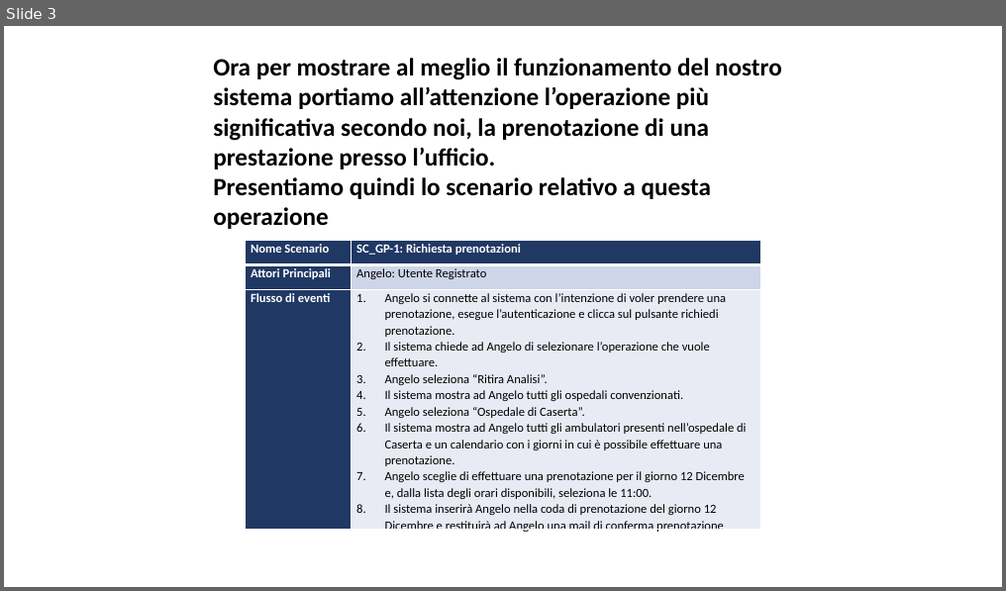
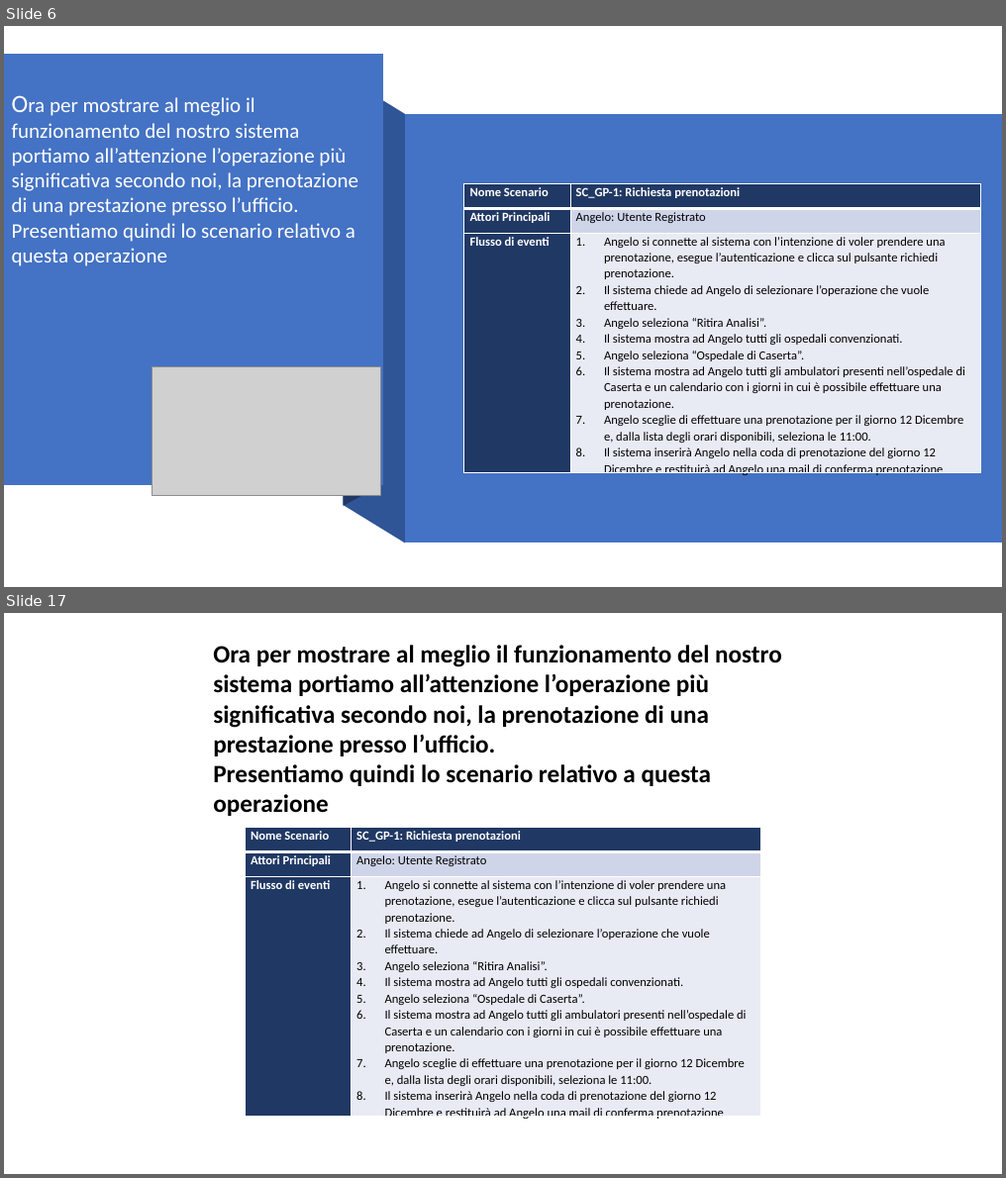
Before and after one commit to Givaa/MedQueue, a slide deck: This is my PP/Presentazione 06-12-2020.pptx. Shown one above the other, each under a label of ours: slide 3 before the commit, slides 6 and 17 after it; the slides between them are not shown. The pictures are 1006x591 and 1006x1178 pixels, drawn with LibreOffice and Linux fonts; fonts in the diff are those of the drawing; grey boxes stand for pictures; background and template pictures are left out. Boxes give left, top, right and bottom in pixels: in the first picture for what was removed or moved away, otherwise in the second. Text is boxed around its words. In the diff, an @@ line names an element or a change of style, - is before the commit and + after.

```diff
--- a/This is my PP/Presentazione 06-12-2020.pptx
+++ b/This is my PP/Presentazione 06-12-2020.pptx
@@ slide 6 added at box(4, 26, 1002, 587), background #FFFFFF @@
@@ freeform shape added at box(4, 54, 383, 485), fill #4472C4 @@
@@ freeform shape added at box(344, 55, 383, 506), fill #203864 @@
@@ freeform shape added at box(344, 76, 405, 544), fill #2F5597 @@
@@ text added at box(12, 97, 358, 267), 20 pt, text #FFFFFF @@
+Ora per mostrare al meglio il funzionamento del nostro sistema portiamo all’attenzione l’operazione più significativa secondo noi, la prenotazione di una prestazione presso l’ufficio.
+Presentiamo quindi lo scenario relativo a questa operazione
@@ freeform shape added at box(405, 113, 1002, 543), fill #4472C4 @@
@@ table added at box(464, 184, 981, 480), 3 rows, 2 columns @@
+Nome Scenario | SC_GP-1: Richiesta prenotazioni
+Attori Principali | Angelo: Utente Registrato
+Flusso di eventi | Angelo si connette al sistema con l’intenzione di voler prendere una prenotazione, esegue l’autenticazione e clicca sul pulsante richiedi prenotazione. / Il sistema chiede ad Angelo di selezionare l’operazione che vuole effettuare. / Angelo seleziona “Ritira Analisi”. / Il sistema mostra ad Angelo tutti gli ospedali convenzionati. / Angelo seleziona “Ospedale di Caserta”. / Il sistema mostra ad Angelo tutti gli ambulatori presenti nell’ospedale di Caserta e un calendario con i giorni in cui è possibile effettuare una prenotazione. / Angelo sceglie di effettuare una prenotazione per il giorno 12 Dicembre e, dalla lista degli orari disponibili, seleziona le 11:00. / Il sistema inserirà Angelo nella coda di prenotazione del giorno 12 Dicembre e restituirà ad Angelo una mail di conferma prenotazione
@@ picture added at box(152, 368, 380, 496) @@
@@ what was slide 3 is now slide 17 @@
```
Also in this commit, not shown: 3 slides changed, 13 other slides added, 2 other files.
